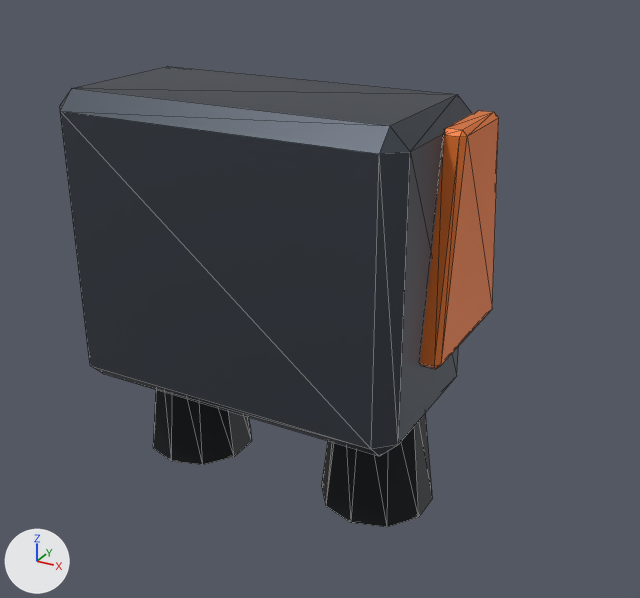
Before and after pictures for a commit that changed the glTF model assets/models/mech/parts/back_thruster_mk1.glb.
One viewpoint serves both versions: a 50 mm lens placed at (1.47, -1.96, 1.01), pointed at (0.12, 0.5, -0.22). Every picture has the same lights, and +X, +Y and +Z are marked at lower left. The older version comes first. Mesh edges are drawn as thin lines. Objects named as collision shapes, trigger or cutter boxes, shadow casters or lower levels of detail are left out. Where no turn or scale is listed for an object, it has been applied to the vertices. Vertices at exactly the same position are counted once.

Objects in the first picture: 'fin_L', 'nozzle_L', 'nozzle_R', 'pack_body'.
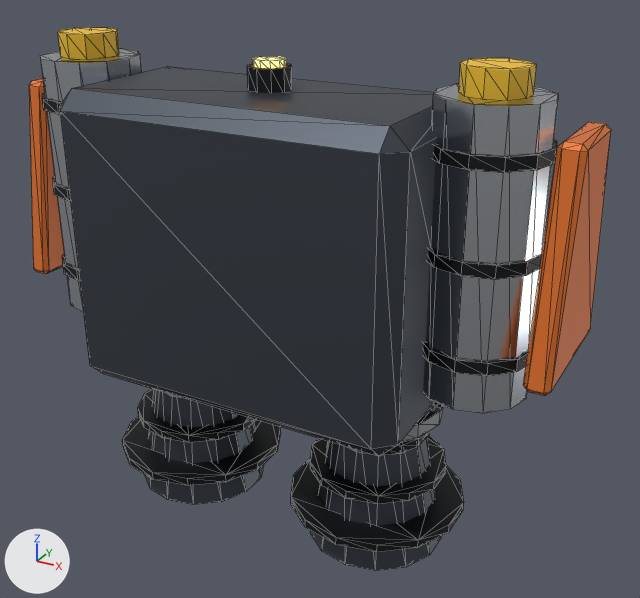
Changed parts and their boxes [x1, y1, x2, y2] in the pictures (640 x 598 px):
'fuel_tank_L', added
    after: [423, 84, 558, 414]
'fin_L', moved
    before: [420, 111, 499, 369]
    after: [523, 122, 611, 396]
'nozzle_L', reshaped, moved
    before: [322, 413, 433, 527]
    after: [311, 436, 441, 571]
'nozzle_ribs_L', added (black)
    after: [291, 433, 464, 552]
'nozzle_R', reshaped, moved
    before: [153, 389, 252, 465]
    after: [144, 389, 264, 504]
'nozzle_ribs_R', added (black)
    after: [122, 388, 281, 486]
'fuel_tank_bands_L', added (black)
    after: [423, 140, 557, 376]
'fuel_tank_R', added
    after: [40, 49, 142, 312]
'fin_R', moved (not visible before)
    after: [29, 78, 64, 274]
'fuel_tank_cap_L', added (yellow)
    after: [459, 58, 536, 101]
'fuel_tank_cap_R', added (yellow)
    after: [58, 27, 119, 60]
'pack_warning_housing', added (black)
    after: [247, 63, 292, 93]
'fuel_tank_bands_R', added (mostly hidden)
    after: [42, 93, 80, 281]
'nozzle_gimbal_L', added
    after: [402, 407, 443, 441]
'pack_warning', added
    after: [253, 56, 285, 68]
'nozzle_mount_L', added (mostly hidden)
    after: [421, 404, 435, 418]
'fuel_line_L', added (mostly hidden)
    after: [433, 402, 445, 409]

Edits to the bpy script that builds the scene:
```text
Change me_nozzle_l:
    remove me_nozzle_l.from_pydata(...)  # 20 vertices, 36 faces; spans x -0.19..0.19, y -0.2..0.2, z -0.25..0.25
    remove me_nozzle_l.materials.append(mat_mk1_joint)  # black #1e2125
    add me_nozzle_l.from_pydata(...)  # 28 vertices, 52 faces; spans x -0.234..0.234, y -0.24..0.24, z -0.25..0.25
    me_nozzle_l part 1: the whole mesh is rebuilt
    add me_nozzle_l.materials.append(mat_mk1_frame)  # greyish blue #4a5059
Change me_nozzle_r:
    remove me_nozzle_r.from_pydata(...)  # 20 vertices, 36 faces; spans x -0.19..0.19, y -0.2..0.2, z -0.25..0.25
    remove me_nozzle_r.materials.append(mat_mk1_joint)  # black #1e2125
    add me_nozzle_r.from_pydata(...)  # 28 vertices, 52 faces; spans x -0.234..0.234, y -0.24..0.24, z -0.25..0.25
    me_nozzle_r part 2: the whole mesh is rebuilt
    add me_nozzle_r.materials.append(mat_mk1_frame)  # greyish blue #4a5059
Change ob_fin_l:
    ob_fin_l.location: (0.62, 0.5, 0.1) -> (0.95, 0.5, 0.1)
Change ob_fin_r:
    ob_fin_r.location: (-0.62, 0.5, 0.1) -> (-0.95, 0.5, 0.1)
Change ob_nozzle_l:
    ob_nozzle_l.location: (0.38, 0.45, -0.65) -> (0.38, 0.45, -0.8)
Change ob_nozzle_r:
    ob_nozzle_r.location: (-0.38, 0.45, -0.65) -> (-0.38, 0.45, -0.8)
Add ob_pack_warning_housing:
    ob_pack_warning_housing = bpy.data.objects.new('pack_warning_housing', me_pack_warning_housing)  # a 10-sided cylinder along z spanning x -0.0666..0.0666, y -0.07..0.07, z -0.04..0.04; in mat_mk1_joint (black #1e2125)
    ob_pack_warning_housing.location = (0.0, 0.4, 0.53)
Add ob_pack_warning:
    ob_pack_warning = bpy.data.objects.new('pack_warning', me_pack_warning)  # a 10-sided cylinder along z spanning x -0.0476..0.0476, y -0.05..0.05, z -0.015..0.015; in mat_mk1_glow (orange #ffb347, glowing orange #ffb347)
    ob_pack_warning.location = (0.0, 0.4, 0.575)
Add ob_nozzle_ribs_r:
    ob_nozzle_ribs_r = bpy.data.objects.new('nozzle_ribs_R', me_nozzle_ribs_r)  # a 14-sided cylinder along z spanning x -0.546..-0.214, y 0.28..0.62, z -0.635..-0.605; a 14-sided cylinder along z spanning x -0.614..-0.146, y 0.21..0.69, z -0.775..-0.745; a 14-sided cylinder along z spanning x -0.682..-0.078, y 0.14..0.76, z -0.915..-0.885; in mat_mk1_joint (black #1e2125)
    ob_nozzle_ribs_r.location = (0.0, 0.0, 0.0)
Add ob_nozzle_ribs_l:
    ob_nozzle_ribs_l = bpy.data.objects.new('nozzle_ribs_L', me_nozzle_ribs_l)  # a 14-sided cylinder along z spanning x 0.214..0.546, y 0.28..0.62, z -0.635..-0.605; a 14-sided cylinder along z spanning x 0.146..0.614, y 0.21..0.69, z -0.775..-0.745; a 14-sided cylinder along z spanning x 0.078..0.682, y 0.14..0.76, z -0.915..-0.885; in mat_mk1_joint (black #1e2125)
    ob_nozzle_ribs_l.location = (0.0, 0.0, 0.0)
Add ob_nozzle_mount_l:
    ob_nozzle_mount_l = bpy.data.objects.new('nozzle_mount_L', me_nozzle_mount_l)  # a 12-sided cylinder along z spanning x -0.2..0.2, y -0.2..0.2, z -0.07..0.07; in mat_mk1_joint (black #1e2125)
    ob_nozzle_mount_l.location = (0.38, 0.45, -0.45)
Add ob_nozzle_gimbal_l:
    ob_nozzle_gimbal_l = bpy.data.objects.new('nozzle_gimbal_L', me_nozzle_gimbal_l)  # a 12-sided cylinder along z spanning x -0.22..0.22, y -0.22..0.22, z -0.025..0.025; in mat_mk1_chrome (light grey #c9ced4)
    ob_nozzle_gimbal_l.location = (0.38, 0.45, -0.53)
Add ob_fuel_tank_r:
    ob_fuel_tank_r = bpy.data.objects.new('fuel_tank_R', me_fuel_tank_r)  # a 12-sided cylinder along z spanning x -0.17..0.17, y -0.17..0.17, z -0.45..0.45; in mat_mk1_chrome (light grey #c9ced4)
    ob_fuel_tank_r.location = (-0.72, 0.4, 0.1)
Add ob_fuel_tank_l:
    ob_fuel_tank_l = bpy.data.objects.new('fuel_tank_L', me_fuel_tank_r.copy())
    ob_fuel_tank_l.location = (0.72, 0.4, 0.1)
Add ob_fuel_tank_cap_r:
    ob_fuel_tank_cap_r = bpy.data.objects.new('fuel_tank_cap_R', me_fuel_tank_cap_r)  # a 10-sided cylinder along z spanning x -0.095..0.095, y -0.1..0.1, z -0.04..0.04; in mat_mk1_hazard (yellow #f2c230)
    ob_fuel_tank_cap_r.location = (-0.72, 0.4, 0.59)
Add ob_fuel_tank_cap_l:
    ob_fuel_tank_cap_l = bpy.data.objects.new('fuel_tank_cap_L', me_fuel_tank_cap_r.copy())
    ob_fuel_tank_cap_l.location = (0.72, 0.4, 0.59)
Add ob_fuel_tank_bands_r:
    ob_fuel_tank_bands_r = bpy.data.objects.new('fuel_tank_bands_R', me_fuel_tank_bands_r)  # a 12-sided cylinder along z spanning x -0.9..-0.54, y 0.22..0.58, z -0.22..-0.18; a 12-sided cylinder along z spanning x -0.9..-0.54, y 0.22..0.58, z 0.08..0.12; a 12-sided cylinder along z spanning x -0.9..-0.54, y 0.22..0.58, z 0.38..0.42; in mat_mk1_joint (black #1e2125)
    ob_fuel_tank_bands_r.location = (0.0, 0.0, 0.0)
Add ob_fuel_tank_bands_l:
    ob_fuel_tank_bands_l = bpy.data.objects.new('fuel_tank_bands_L', me_fuel_tank_bands_l)  # a 12-sided cylinder along z spanning x 0.54..0.9, y 0.22..0.58, z -0.22..-0.18; a 12-sided cylinder along z spanning x 0.54..0.9, y 0.22..0.58, z 0.08..0.12; a 12-sided cylinder along z spanning x 0.54..0.9, y 0.22..0.58, z 0.38..0.42; in mat_mk1_joint (black #1e2125)
    ob_fuel_tank_bands_l.location = (0.0, 0.0, 0.0)
Add ob_fuel_line_l:
    ob_fuel_line_l = bpy.data.objects.new('fuel_line_L', me_fuel_line_l)  # 24 vertices, 40 faces; spans x 0.354..0.754, y 0.364..0.486, z -0.488..-0.312; in mat_mk1_rubber (black #141414)
    ob_fuel_line_l.location = (0.0, 0.0, 0.0)
```
